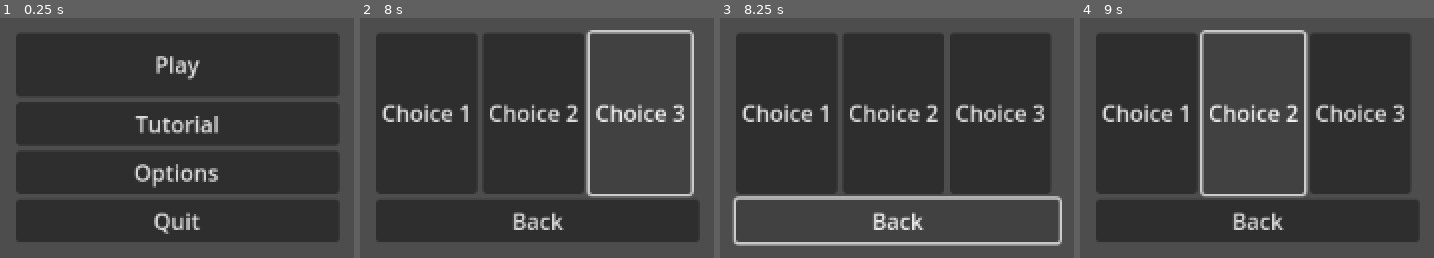
Above: before the commit, frames 1-4 (left to right).
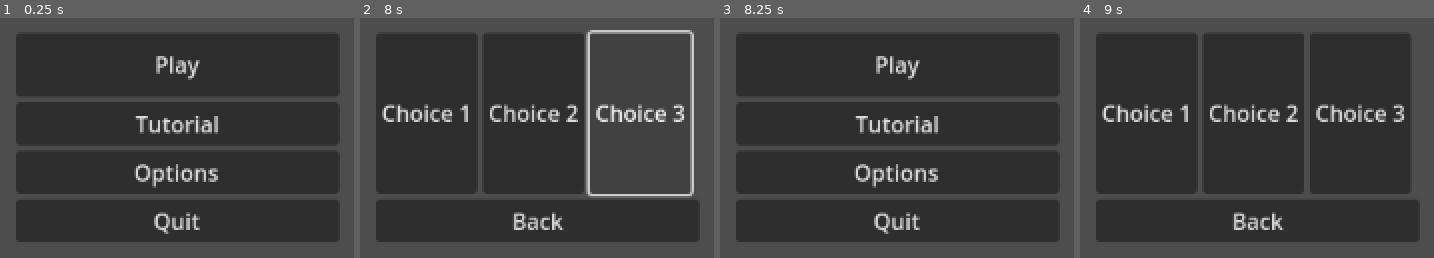
Above: after the commit, the same moments.

Repository: marko03kostic/we-did-a-bit-of-upgrading
Game: Godot game, scene res://main_menu/main_menu.tscn
Same seed, same stepped clock (60 frames per second), same inputs: the game is played once before the commit and once after it. Before the commit the project has no main scene; this scene is started directly in both runs.
Inputs (mouse positions are in pixels of both pictures, inside the frame that each line leads up to):
- Up to frame 1 (0.25 s): no input
- Up to frame 2 (8 s): click "Play" at 0.5 s; click "Choice 1" at 1.25 s; click "Choice 2" at 2 s; click "Choice 3" at 2.75 s; click "Choice 1" at 3.5 s; click "Choice 2" at 4.25 s; click "Choice 3" at 5 s; click "Choice 1" at 5.75 s; click "Choice 2" at 6.5 s; click "Choice 3" at 7.25 s
- Up to frame 3 (8.25 s): click "Back" at 8 s
- Up to frame 4 (9 s): click (1257, 63) at 8.75 s, where only the run after the commit has a clickable "Play"

Frames 1-2 are identical in both runs. In frame 3, 15% of the frame differs, in the area x 3-97%, y 6-95%; in frame 4, 2.5%.
Error before the commit: Parse Error: Identifier "Globals" not declared in the current scope. (res://difficulty_menu/difficulty_menu.gd:12)

Commit message:
added the globals autoload

Diff:
--- a/project.godot
+++ b/project.godot
@@ -11,8 +11,13 @@
 [application]
 
 config/name="we_did_a_bit_of_upgrading"
+run/main_scene="res://main_menu/main_menu.tscn"
 config/features=PackedStringArray("4.3", "GL Compatibility")
 config/icon="res://icon.svg"
+
+[autoload]
+
+Globals="*res://globals.gd"
 
 [rendering]
 
